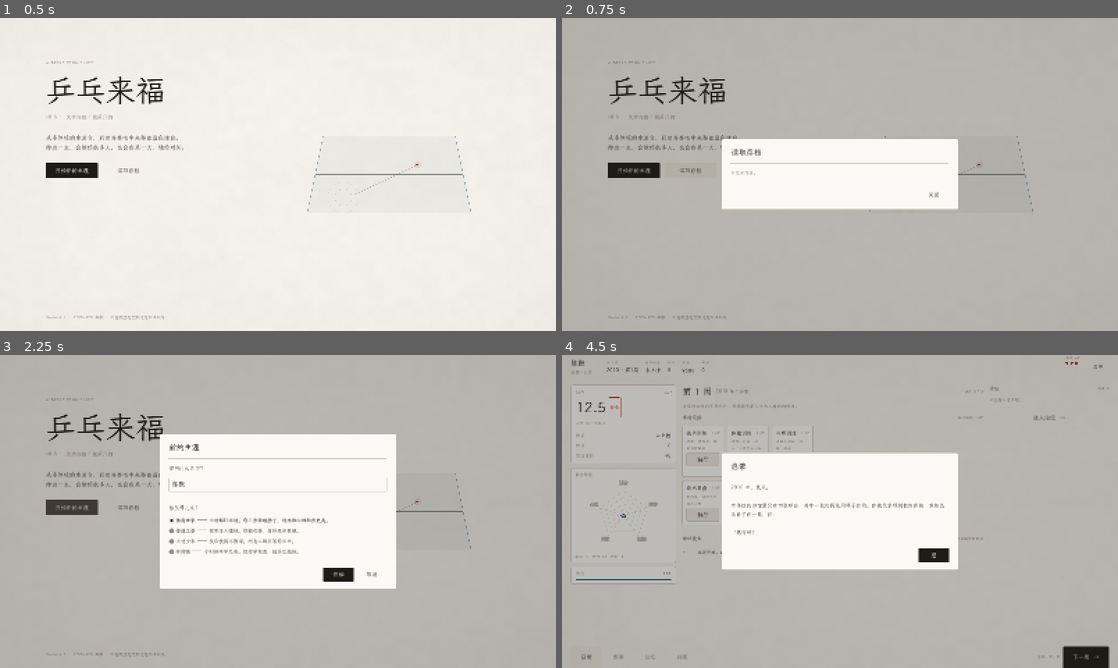
Above: before the commit, frames 1-4 (two rows, left to right).
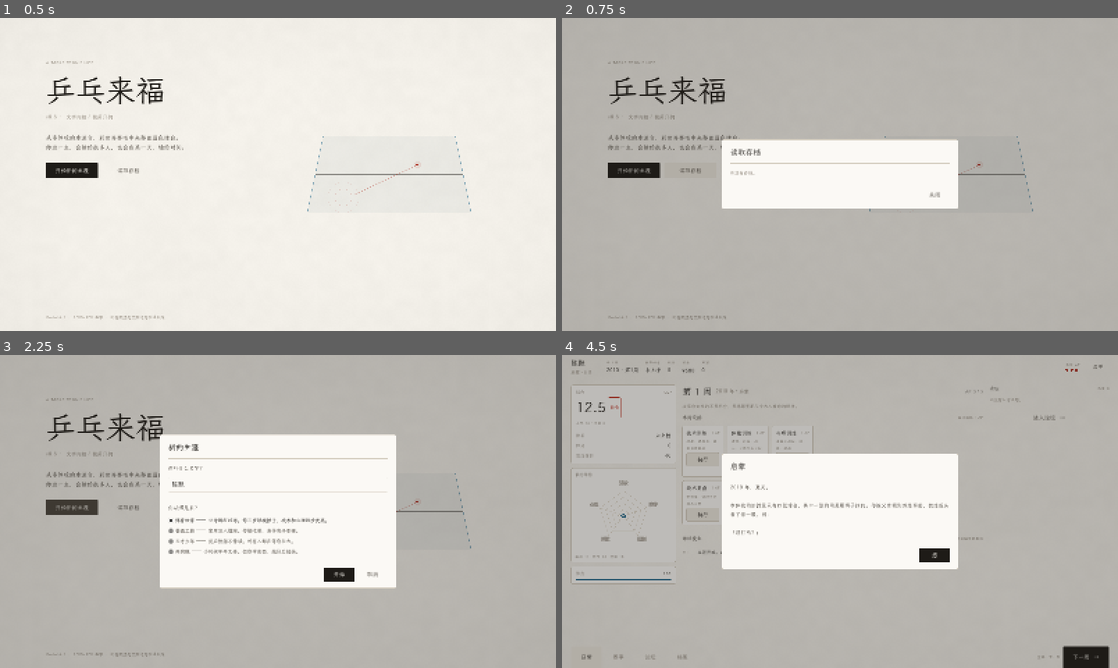
Above: after the commit, the same moments.

Repository: Moglass/PingPongLife
Game: Godot game, scene res://scenes/Main.tscn
Same seed, same stepped clock (60 frames per second), same inputs: the game is played once before the commit and once after it.
Inputs:
- Up to frame 1 (0.5 s): no input
- Up to frame 2 (0.75 s): click "读取存档" at 0.5 s
- Up to frame 3 (2.25 s): click "关闭" at 1.25 s; click "开始新的生涯" at 2 s
- Up to frame 4 (4.5 s): click "取消" at 2.75 s; click "开始新的生涯" at 3.5 s; click "开始" at 4.25 s

Frame 1 is identical in both runs. In frame 2, 0.5% of the frame differs, in the area x 28-72%, y 38-62%; in frame 3, 1.1%, in the area x 28-72%, y 25-75%; in frame 4, 0.7%.

Commit message:
fix(mobile): rebuild portrait layout at native iPhone scale
真机截图暴露的根因：竖屏基准还是 900x1600，在 393pt 宽的手机上整体缩到 43%，
17pt 的字只剩 7pt，顶栏几乎不可读。

- LayoutAdapter：竖屏基准改 393x852，与 iPhone 逻辑分辨率 1:1，字号可按 iOS 规范写
- MainUI 竖屏：顶栏 58pt（名字 16 / 周 10 / 钱 14）、导航等分 42pt、标题 40pt
- MainUI：弹窗宽度竖屏固定 360（原 560 在 393 屏上溢出截断文字）
- MainUI：CheckBox 出身选项开 autowrap，否则整行文本把弹窗撑爆
- MainUI：菜单图标改自绘三横线（打包字体没有 ☰ 字形，真机显示成方块）
- CareerView：行动条字号 16/12、按钮 64x40
- patch_web.py：原生 <progress> 用 !important 压掉（引擎内联脚本会重新 display:block，
  导致蓝色原生态和自绘进度条叠加）；进度条加粗到 3px，文案按进度分段

Diff:
--- a/scripts/platform/LayoutAdapter.gd
+++ b/scripts/platform/LayoutAdapter.gd
@@ -4,7 +4,18 @@
 ## 页面只问「是不是竖屏 / 安全区多少」，不自己读 DisplayServer。
 
 const LANDSCAPE_SIZE := Vector2i(1600, 900)
-const PORTRAIT_SIZE := Vector2i(900, 1600)
+
+## 竖屏基准直接对齐 iPhone 的逻辑分辨率（393×852，iPhone 14/15 标准）。
+## 之前用 900×1600，在 393pt 宽的手机上整体缩到 43%，17pt 的字只剩 7pt，
+## 真机上顶栏几乎不可读。现在 1 逻辑像素 ≈ 1 CSS 像素，字号可以直接按 iOS 规范写。
+const PORTRAIT_SIZE := Vector2i(393, 852)
+
+## 竖屏下 1 逻辑像素对应的实际 CSS 像素（用于把安全区等窗口坐标换算进布局）
+static func portrait_scale() -> float:
+	var win := DisplayServer.window_get_size()
+	if win.x <= 0:
+		return 1.0
+	return float(win.x) / float(PORTRAIT_SIZE.x)
 
 static func is_portrait() -> bool:
 	var sz := DisplayServer.window_get_size()
--- a/scripts/ui/CareerView.gd
+++ b/scripts/ui/CareerView.gd
@@ -44,7 +44,7 @@
 	var tv := UIKit.vbox(6)
 	var h1 := UIKit.hbox(10)
 	var d := p.derive()
-	h1.add_child(UIKit.label("%.1f" % float(d["ovr"]), 34, UIKit.INK))
+	h1.add_child(UIKit.label("%.1f" % float(d["ovr"]), 30, UIKit.INK))
 	var f := p.form_label()
 	h1.add_child(UIKit.chip(str(f["t"]), Color(str(f["c"])), false))
 	h1.add_child(UIKit.hfill())
@@ -65,8 +65,8 @@
 
 	# 行动
 	var head := UIKit.hbox(8)
-	var wk_l := UIKit.label("第 %d 周" % p.week, 20, UIKit.INK)
-	wk_l.custom_minimum_size = Vector2(0, 30)
+	var wk_l := UIKit.label("第 %d 周" % p.week, 19, UIKit.INK)
+	wk_l.custom_minimum_size = Vector2(0, 28)
 	head.add_child(wk_l)
 	head.add_child(UIKit.hfill())
 	head.add_child(UIKit.dim("每次 1 AP", 10))
@@ -95,9 +95,12 @@
 	vb.add_child(UIKit.label("论坛", 13, UIKit.INK_2))
 	for t in ForumManager.latest(3):
 		vb.add_child(_thread_card(t))
+	var go_row := UIKit.hbox(0)
 	var go := UIKit.btn("进入论坛  →", "ghost", func() -> void: main.show_page(main.Page.FORUM))
-	go.custom_minimum_size = Vector2(0, 44)
-	vb.add_child(go)
+	go.custom_minimum_size = Vector2(120, 44)
+	go_row.add_child(go)
+	go_row.add_child(UIKit.hfill())
+	vb.add_child(go_row)
 
 # ---------------------------------------------------------------- 左栏
 
@@ -301,22 +304,22 @@
 
 	var left := UIKit.vbox(2)
 	left.size_flags_horizontal = Control.SIZE_EXPAND_FILL
-	var title := UIKit.label(str(a["n"]), 15, UIKit.INK)
+	var title := UIKit.label(str(a["n"]), 16, UIKit.INK)
 	title.custom_minimum_size = Vector2(0, 22)
 	left.add_child(title)
-	var desc := UIKit.label(str(a["d"]), 11, UIKit.INK_3)
+	var desc := UIKit.label(str(a["d"]), 12, UIKit.INK_3)
 	desc.text_overrun_behavior = TextServer.OVERRUN_TRIM_ELLIPSIS
-	desc.custom_minimum_size = Vector2(0, 16)
+	desc.custom_minimum_size = Vector2(0, 17)
 	left.add_child(desc)
 	hb.add_child(left)
 
 	var available := GameManager.p.ap > 0 and not (GameManager.p.injury_weeks > 0 and str(a["k"]) not in ["rest", "study"])
 	var b := UIKit.btn("执行", "ghost" if not available else "normal", func() -> void: _do_action(str(a["k"])))
 	b.disabled = not available
-	b.custom_minimum_size = Vector2(66, 42)
+	b.custom_minimum_size = Vector2(64, 40)
 	hb.add_child(b)
 
-	pc.add_child(UIKit.margin(hb, 14, 10, 12, 10))
+	pc.add_child(UIKit.margin(hb, 14, 11, 12, 11))
 	return pc
 
 func _do_action(key: String) -> void:
--- a/scripts/ui/MainUI.gd
+++ b/scripts/ui/MainUI.gd
@@ -82,7 +82,7 @@
 	_apply_safe_area(vb)
 
 	_topbar = Control.new()
-	_topbar.custom_minimum_size = Vector2(0, 64 if UIKit.is_portrait() else 68)
+	_topbar.custom_minimum_size = Vector2(0, 58 if UIKit.is_portrait() else 68)
 	vb.add_child(_topbar)
 
 	_body = Control.new()
@@ -90,7 +90,7 @@
 	vb.add_child(_body)
 
 	_navbar = Control.new()
-	_navbar.custom_minimum_size = Vector2(0, 58 if UIKit.is_portrait() else 62)
+	_navbar.custom_minimum_size = Vector2(0, 56 if UIKit.is_portrait() else 62)
 	vb.add_child(_navbar)
 
 ## iPhone 灵动岛 / Android 挖孔屏安全区
@@ -188,38 +188,39 @@
 	t.add_child(art)
 
 	var vb := UIKit.vbox(0)
-	var lm := UIKit.margin(vb, 46, 128, 46, 28)
+	var lm := UIKit.margin(vb, 26, 76, 26, 22)
 	lm.set_anchors_preset(Control.PRESET_FULL_RECT)
 	t.add_child(lm)
 
-	vb.add_child(UIKit.label("A TABLE TENNIS LIFE", 11, UIKit.INK_3))
-	vb.add_child(UIKit.spacer(8))
-	var big := UIKit.label("乒乓来福", 58, UIKit.INK)
-	big.custom_minimum_size = Vector2(0, 76)
+	vb.add_child(UIKit.label("A TABLE TENNIS LIFE", 10, UIKit.INK_3))
+	vb.add_child(UIKit.spacer(6))
+	var big := UIKit.label("乒乓来福", 40, UIKit.INK)
+	big.custom_minimum_size = Vector2(0, 54)
 	vb.add_child(big)
-	vb.add_child(UIKit.label("v0.8  ·  文字内核 / 极简几何", 13, UIKit.INK_3))
-	vb.add_child(UIKit.spacer(24))
-
-	var quote := UIKit.wrap("从市体校的水泥台，到世界赛场中央那张蓝色球台。\n你这一生，会输给很多人，也会在某一天，输给时间。", 15, UIKit.INK_2)
+	vb.add_child(UIKit.spacer(2))
+	vb.add_child(UIKit.label("v0.8  ·  文字内核 / 极简几何", 12, UIKit.INK_3))
+	vb.add_child(UIKit.spacer(20))
+
+	var quote := UIKit.wrap("从市体校的水泥台，到世界赛场中央那张蓝色球台。\n你这一生，会输给很多人，也会在某一天，输给时间。", 14, UIKit.INK_2)
 	vb.add_child(quote)
-	vb.add_child(UIKit.spacer(20))
+	vb.add_child(UIKit.spacer(18))
 
 	# 按钮竖排，拇指可达
 	var b1 := _title_btn("开始新的生涯", "primary", _open_new_game)
-	b1.custom_minimum_size = Vector2(0, 52)
+	b1.custom_minimum_size = Vector2(0, 50)
 	vb.add_child(b1)
 	if DataManager.has_save(1):
 		var bc := _title_btn("继续", "normal", _continue_game)
-		bc.custom_minimum_size = Vector2(0, 52)
+		bc.custom_minimum_size = Vector2(0, 50)
 		vb.add_child(UIKit.spacer(10))
 		vb.add_child(bc)
 	var bs := _title_btn("读取存档", "ghost", _open_saves)
-	bs.custom_minimum_size = Vector2(0, 48)
+	bs.custom_minimum_size = Vector2(0, 46)
 	vb.add_child(UIKit.spacer(10))
 	vb.add_child(bs)
 
 	vb.add_child(UIKit.vfill())
-	var foot := UIKit.label("Godot 4.7  ·  本地生成", 11, UIKit.INK_3)
+	var foot := UIKit.label("Godot 4.7  ·  本地生成", 10, UIKit.INK_3)
 	vb.add_child(foot)
 
 func _draw_table_art(c: Control) -> void:
@@ -230,8 +231,8 @@
 	var portrait := UIKit.is_portrait()
 	var cx := w * 0.50 if portrait else w * 0.70
 	var cy := h * 0.54 if portrait else h * 0.50
-	var tw := 300.0 if portrait else 380.0
-	var th := 174.0 if portrait else 220.0
+	var tw := 258.0 if portrait else 380.0
+	var th := 150.0 if portrait else 220.0
 	var tl := Vector2(cx - tw * 0.5, cy - th * 0.5)
 	var tr := Vector2(cx + tw * 0.5, cy - th * 0.5)
 	var br := Vector2(cx + tw * 0.62, cy + th * 0.5)
@@ -266,7 +267,8 @@
 	var name_edit := LineEdit.new()
 	name_edit.text = "陈默"
 	name_edit.max_length = 8
-	name_edit.custom_minimum_size = Vector2(320, 40)
+	name_edit.custom_minimum_size = Vector2(0, 40)
+	name_edit.size_flags_horizontal = Control.SIZE_EXPAND_FILL
 	name_edit.add_theme_font_size_override("font_size", 18)
 	name_edit.add_theme_stylebox_override("normal", _input_style())
 	name_edit.add_theme_stylebox_override("focus", _input_style(UIKit.INK))
@@ -291,6 +293,8 @@
 		rb.text = "%s —— %s" % [str(o["n"]), str(o["d"])]
 		rb.button_group = group
 		rb.button_pressed = str(o["k"]) == "sports_family"
+		rb.autowrap_mode = TextServer.AUTOWRAP_WORD_SMART
+		rb.custom_minimum_size = Vector2(0, 0)
 		rb.add_theme_font_size_override("font_size", 14)
 		rb.add_theme_color_override("font_color", UIKit.INK_2)
 		rb.toggled.connect(func(on: bool) -> void:
@@ -455,34 +459,56 @@
 ## 竖屏顶栏：只留「我是谁 / 第几周 / 钱 / AP」
 func _build_topbar_portrait() -> void:
 	var p := GameManager.p
-	var hb := UIKit.hbox(10)
-	var m := UIKit.margin(hb, 14, 0, 14, 0)
+	var hb := UIKit.hbox(8)
+	var m := UIKit.margin(hb, 14, 0, 10, 0)
 	m.set_anchors_preset(Control.PRESET_FULL_RECT)
 	_topbar.add_child(m)
 
-	var name_v := UIKit.vbox(1)
+	var name_v := UIKit.vbox(0)
 	name_v.alignment = BoxContainer.ALIGNMENT_CENTER
-	var nm := UIKit.label(p.player_name, 17, UIKit.INK)
-	nm.custom_minimum_size = Vector2(0, 22)
+	var nm := UIKit.label(p.player_name, 16, UIKit.INK)
+	nm.custom_minimum_size = Vector2(0, 21)
 	name_v.add_child(nm)
-	name_v.add_child(UIKit.dim("%d 岁 · %s" % [p.age, str(GameManager.identity().get("n", ""))], 10))
+	var sub := UIKit.dim("%d 岁 · %s" % [p.age, str(GameManager.identity().get("n", ""))], 10)
+	sub.custom_minimum_size = Vector2(0, 13)
+	name_v.add_child(sub)
 	hb.add_child(name_v)
 
 	hb.add_child(UIKit.hfill())
-	var wk := UIKit.vbox(1)
+
+	var wk := UIKit.vbox(0)
 	wk.alignment = BoxContainer.ALIGNMENT_CENTER
-	wk.add_child(UIKit.dim("第 %d 周 / %d" % [p.week, p.year], 10))
-	var money := UIKit.label(DataManager.fmt_money(p.money), 13, UIKit.INK)
+	var wkl := UIKit.dim("第 %d 周 · %d" % [p.week, p.year], 10)
+	wkl.horizontal_alignment = HORIZONTAL_ALIGNMENT_RIGHT
+	wkl.custom_minimum_size = Vector2(0, 13)
+	wk.add_child(wkl)
+	var money := UIKit.label(DataManager.fmt_money(p.money), 14, UIKit.INK)
 	money.horizontal_alignment = HORIZONTAL_ALIGNMENT_RIGHT
+	money.custom_minimum_size = Vector2(0, 19)
 	wk.add_child(money)
 	hb.add_child(wk)
 
-	hb.add_child(UIKit.spacer(4))
-	hb.add_child(_ap_dots())
-	var menu := UIKit.btn("≡", "ghost", _open_menu)
-	menu.custom_minimum_size = Vector2(46, 42)
-	menu.add_theme_font_size_override("font_size", 20)
+	hb.add_child(UIKit.spacer(2))
+	hb.add_child(_ap_dots(true))
+	var menu := _menu_btn()
+	menu.custom_minimum_size = Vector2(38, 38)
 	hb.add_child(menu)
+
+## 三横线菜单键。不用 ☰ 字符——打包字体里没有这个字形，真机会显示成方块。
+func _menu_btn() -> Button:
+	var b := UIKit.btn("", "ghost", _open_menu)
+	var lines := Control.new()
+	lines.set_anchors_preset(Control.PRESET_FULL_RECT)
+	lines.mouse_filter = Control.MOUSE_FILTER_IGNORE
+	lines.draw.connect(func() -> void:
+		var cx := lines.size.x * 0.5
+		var cy := lines.size.y * 0.5
+		for i in range(3):
+			var y := cy - 5.0 + float(i) * 5.0
+			lines.draw_line(Vector2(cx - 7.0, y), Vector2(cx + 7.0, y), UIKit.INK_2, 1.4, true)
+	)
+	b.add_child(lines)
+	return b
 
 func _vsep() -> Control:
 	var c := Control.new()
@@ -501,9 +527,11 @@
 	vb.add_child(vl)
 	return vb
 
-func _ap_dots() -> Control:
+func _ap_dots(compact: bool = false) -> Control:
 	var vb := UIKit.vbox(2)
-	vb.add_child(UIKit.dim("本周 AP", 11))
+	vb.alignment = BoxContainer.ALIGNMENT_CENTER
+	if not compact:
+		vb.add_child(UIKit.dim("本周 AP", 11))
 	var hb := UIKit.hbox(4)
 	for i in range(GameManager.p.ap_max):
 		var c := Control.new()
@@ -522,8 +550,9 @@
 func _build_navbar() -> void:
 	for c in _navbar.get_children():
 		c.queue_free()
-	var hb := UIKit.hbox(4)
-	var m := UIKit.margin(hb, 26, 0, 26, 0)
+	var hb := UIKit.hbox(4 if not UIKit.is_portrait() else 0)
+	var pad := 26 if not UIKit.is_portrait() else 8
+	var m := UIKit.margin(hb, pad, 0, pad, 0)
 	m.set_anchors_preset(Control.PRESET_FULL_RECT)
 	_navbar.add_child(m)
 
@@ -533,17 +562,22 @@
 	hb.add_child(_nav_btn("档案", Page.PROFILE))
 	hb.add_child(UIKit.hfill())
 
-	if not UIKit.is_mobile():
+	if not UIKit.is_mobile() and not UIKit.is_portrait():
 		hb.add_child(UIKit.dim("空格：下一周", 11))
 		hb.add_child(UIKit.spacer(10))
-	var next := UIKit.btn("下一周  →", "primary", _next_week)
-	next.custom_minimum_size = Vector2(132, 40)
+	var next := UIKit.btn("下一周" if UIKit.is_portrait() else "下一周  →", "primary", _next_week)
+	next.custom_minimum_size = Vector2(92 if UIKit.is_portrait() else 132, 42 if UIKit.is_portrait() else 40)
 	next.name = "NextWeek"
 	hb.add_child(next)
 
 func _nav_btn(text: String, target: Page) -> Button:
 	var b := UIKit.btn(text, "ghost", func() -> void: show_page(target))
-	b.custom_minimum_size = Vector2(88, 38)
+	if UIKit.is_portrait():
+		b.custom_minimum_size = Vector2(0, 42)
+		b.size_flags_horizontal = Control.SIZE_EXPAND_FILL
+		b.add_theme_font_size_override("font_size", 14)
+	else:
+		b.custom_minimum_size = Vector2(88, 38)
 	b.set_meta("target", int(target))
 	return b
 
@@ -754,7 +788,13 @@
 	cc.set_anchors_preset(Control.PRESET_FULL_RECT)
 	dim.add_child(cc)
 	var pc := UIKit.panel(UIKit.WHITE, UIKit.LINE, 3)
-	pc.custom_minimum_size = Vector2(560 if not wide else 680, 0)
+	# 宽度要跟着视口走：560 在 1600 横屏下是 35%，在 393 竖屏下会溢出屏幕把文字截断
+	# 竖屏基准固定 393 宽，弹窗给 360 刚好留 16pt 边距。
+	# 不用 get_viewport_rect()：Web 上它返回的是 DPR 放大后的物理像素，换算不可靠。
+	var want := 560.0 if not wide else 680.0
+	if UIKit.is_portrait():
+		want = 360.0
+	pc.custom_minimum_size = Vector2(want, 0)
 	cc.add_child(pc)
 
 	var vb := UIKit.vbox(14)
@@ -774,7 +814,8 @@
 			hb.add_child(btn)
 		vb.add_child(hb)
 
-	pc.add_child(UIKit.margin(vb, 26, 22, 26, 22))
+	var mx := 24 if not UIKit.is_portrait() else 16
+	pc.add_child(UIKit.margin(vb, mx, 20, mx, 20))
 	dim.modulate.a = 0.0
 	var tw := create_tween()
 	tw.tween_property(dim, "modulate:a", 1.0, 0.14)
--- a/tools/PortraitRunner.gd
+++ b/tools/PortraitRunner.gd
@@ -2,7 +2,7 @@
 ## 竖屏适配验证：把窗口压成 480x900，截日常页。
 
 func _ready() -> void:
-	DisplayServer.window_set_size(Vector2i(480, 900))
+	DisplayServer.window_set_size(Vector2i(393, 852))
 	await get_tree().process_frame
 	await get_tree().create_timer(0.4).timeout
 
